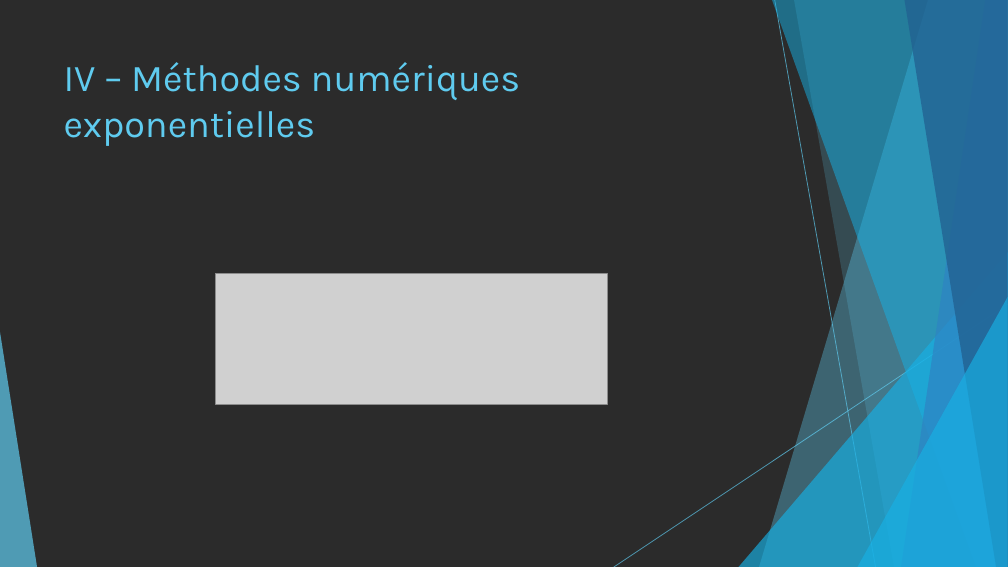
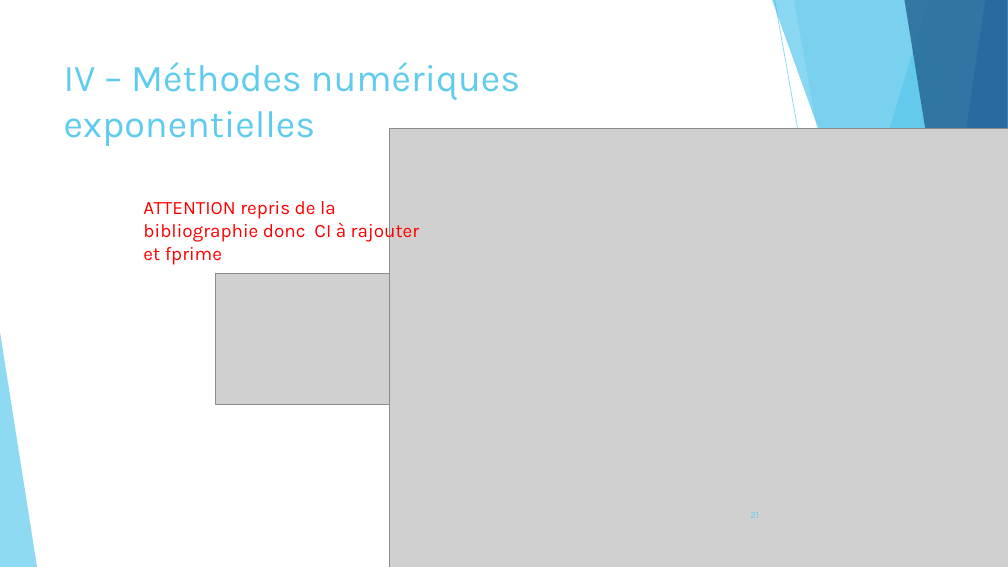
Before and after one commit to pierreXVI/PIE, a slide deck: slide 21 of oral_presentation/Oral_presentation_12_02_2019.pptx (slide 19 before the commit). Drawn at 1008x567 pixels with LibreOffice and Linux fonts; fonts in the diff are those of the drawing; grey boxes stand for pictures; background and template pictures are left out; a plain dark background stands for a picture behind light text. Boxes give left, top, right and bottom in pixels: in the first picture for what was removed or moved away, otherwise in the second. Text is boxed around its words. In the diff, an @@ line names an element or a change of style, - is before the commit and + after.

```diff
--- a/oral_presentation/Oral_presentation_12_02_2019.pptx
+++ b/oral_presentation/Oral_presentation_12_02_2019.pptx
@@ background picture (left out) to #FFFFFF @@
@@ picture added at bbox=[390, 128, 1008, 567] @@
@@ text added at bbox=[143, 201, 420, 265], 18 pt, text #FF0000 @@
+ATTENTION repris de la bibliographie donc CI à rajouter et fprime
@@ triangle removed at bbox=[739, 252, 1008, 567] @@
@@ triangle removed at bbox=[858, 297, 1008, 567] @@
@@ line removed from (1008, 305) to (614, 567) @@
```
Also in this commit, not shown: 20 other slides changed, 5 slides added, 1 slide removed.
